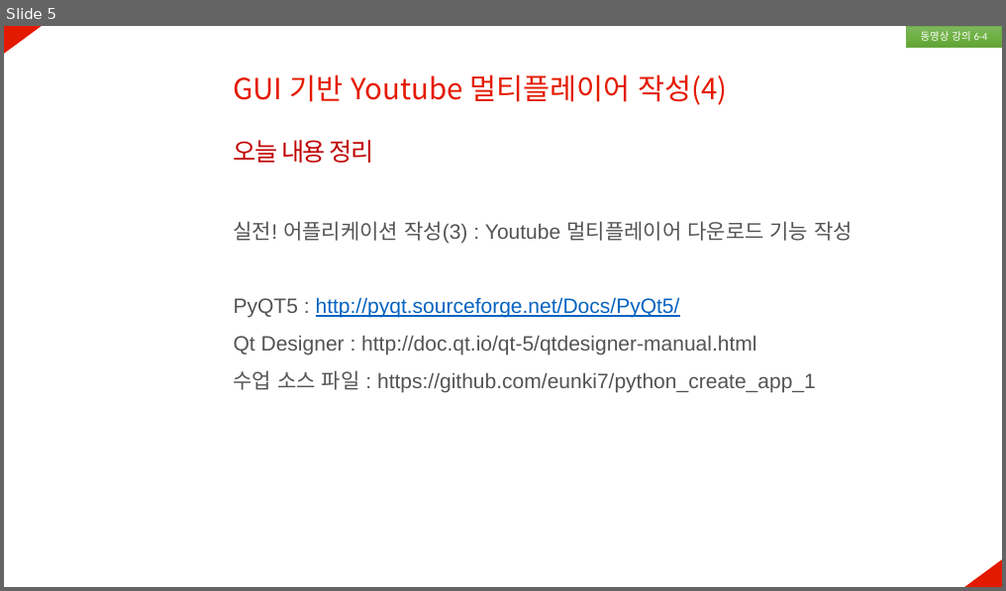
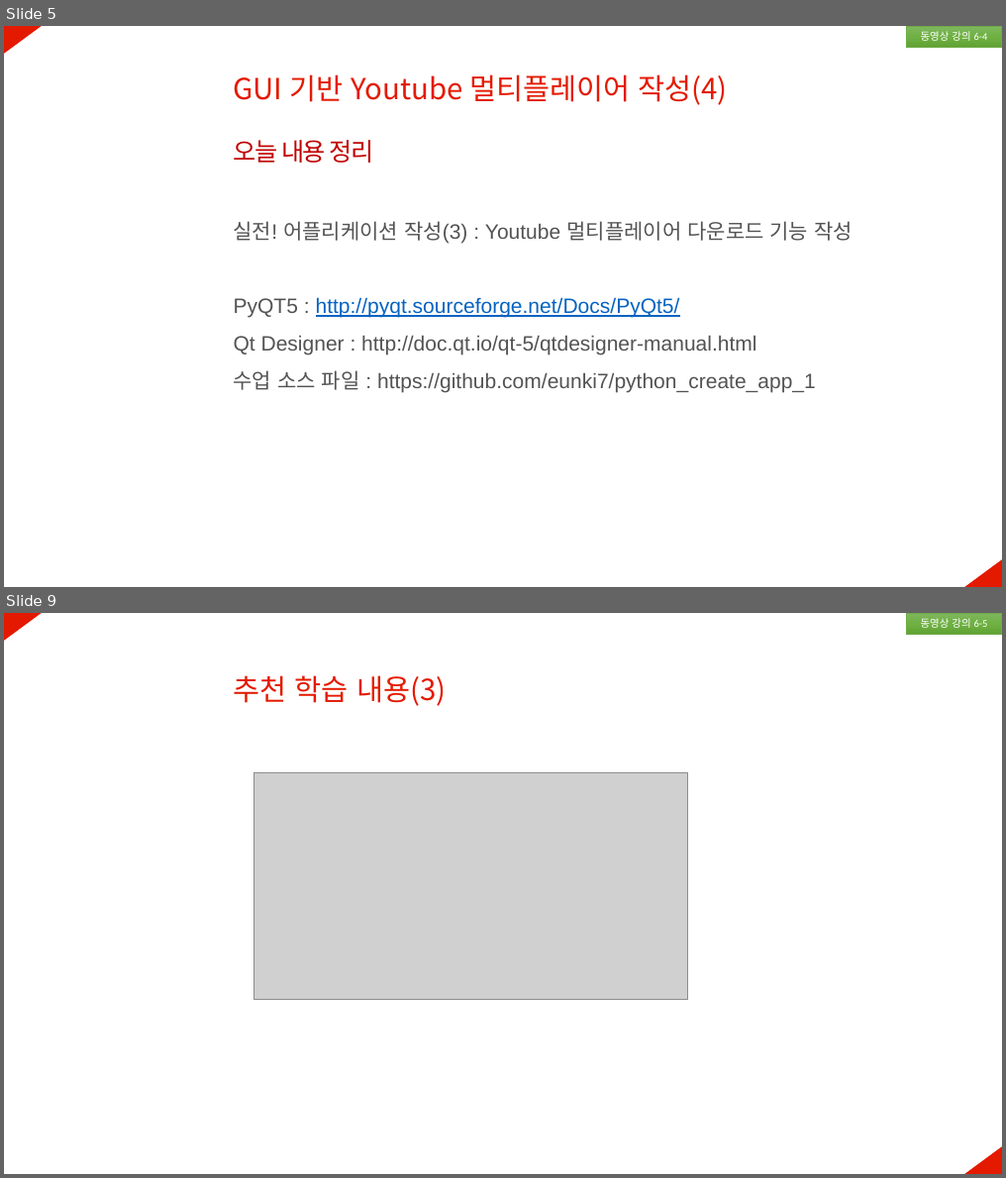
Before and after one commit to eunki7/python_create_app_1, a slide deck: section6/챕터6 강의 PPT.pptx. Shown one above the other, each under a label of ours: slide 5 before the commit, slides 5 and 9 after it; the slides between them are not shown. The pictures are 1006x591 and 1006x1178 pixels, drawn with LibreOffice and Linux fonts; fonts in the diff are those of the drawing; grey boxes stand for pictures. Boxes give left, top, right and bottom in pixels: in the first picture for what was removed or moved away, otherwise in the second. Text is boxed around its words. In the diff, an @@ line names an element or a change of style, - is before the commit and + after.

Commit message:
modified ppt

```diff
--- a/section6/챕터6 강의 PPT.pptx
+++ b/section6/챕터6 강의 PPT.pptx
@@ slide 9 added at bbox=[4, 613, 1002, 1174], background #FFFFFF; not listed: 2 template elements that a slide beside it also shows @@
@@ rectangle added at bbox=[906, 613, 1002, 635], fill gradient #81B861 to #6FB242 to #62A336, outline #70AD47 0.5 pt, 10 pt, text #FFFFFF @@
+동영상 강의 6-5
@@ text added at bbox=[234, 675, 446, 706], 28 pt, text #E41A00 @@
+추천 학습 내용(3)
@@ picture added at bbox=[254, 772, 687, 999] @@
```
Also in this commit, not shown: 1 slide changed, 3 other slides added, 1 other file.
